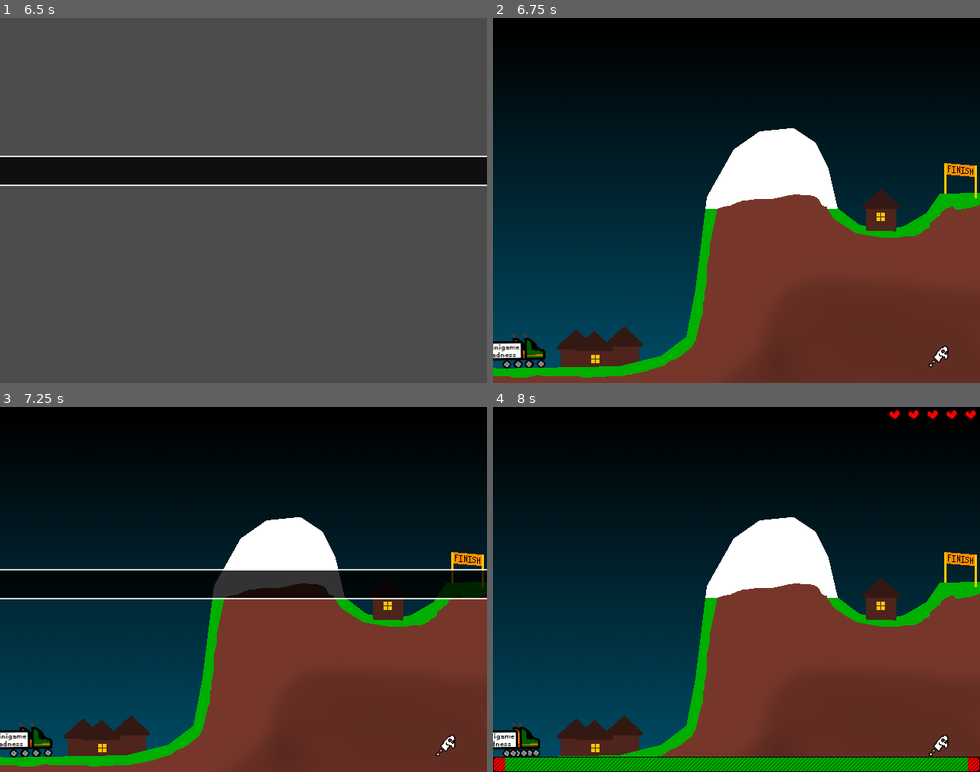
Above: before the commit, frames 1-4 (two rows, left to right).
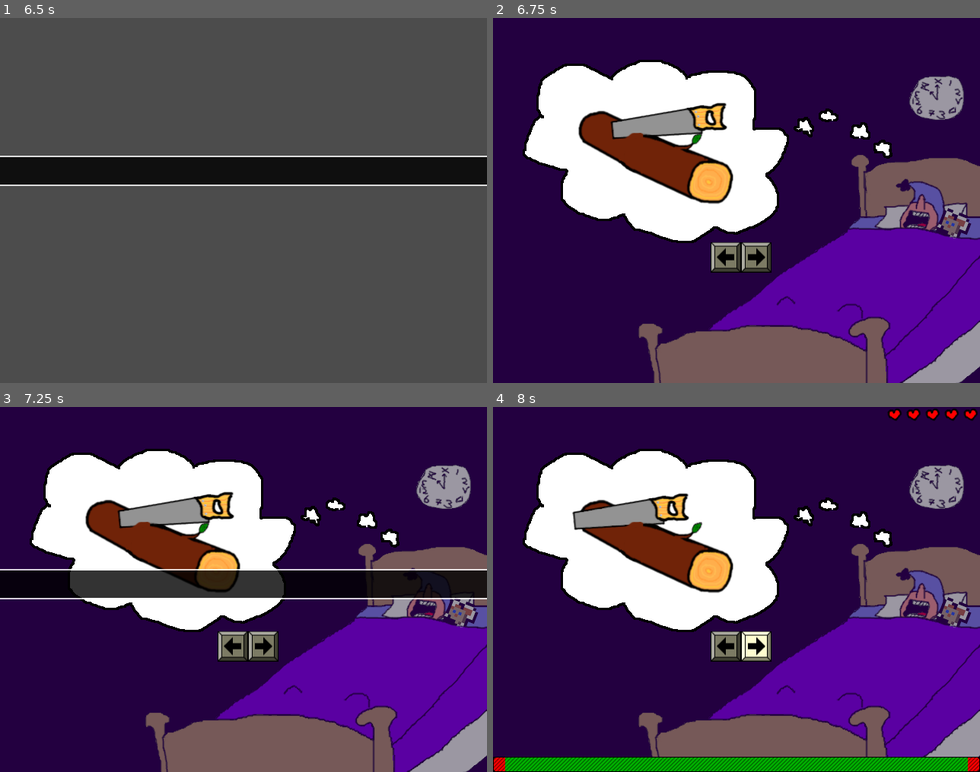
Above: after the commit, the same moments.

Repository: swashdev/minigame-madness
Game: Godot game, scene res://master/scenes/master.tscn
Two runs of this game, one before a commit and one after it. Both use one fixed random seed, a clock stepped at 60 frames per second and the inputs below.
Inputs (mouse positions are in pixels of both pictures, inside the frame that each line leads up to):
- Up to frame 1 (6.5 s): click "New Game" at 0.5 s; tap Enter at 1.25, 2.75, 5 s; move the mouse to (350, 182) at 1.27 s; hold Space (action) 1.28-2.03 s; hold Right (move_right) 1.28-2.78 s; tap Up (move_up) at 1.52, 2.27, 3.77, 4.52, 5.27 s; move the mouse to (146, 218) at 2.02 s; tap Space (action) at 2.1, 3.6, 4.25, 5.1 s; move the mouse to (292, 120) at 2.77 s; hold Left (move_left) 2.78-3.53 s; hold Space (action) 2.78-3.53 s; move the mouse to (219, 273) at 3.52 s; hold Right (move_right) 3.53-5.03 s; move the mouse to (389, 255) at 4.27 s; hold Space (action) 4.28-5.03 s; move the mouse to (97, 145) at 5.02 s; hold Left (move_left) 5.03-5.78 s; move the mouse to (267, 200) at 5.77 s; hold Right (move_right) from 5.78 s (still down); hold Space (action) from 5.78 s (still down)
- Up to frame 2 (6.75 s): move the mouse to (663, 109) at 6.52 s; release Right (move_right) at 6.53 s; release Space (action) at 6.53 s; hold Left (move_left) from 6.53 s (still down); tap Space (action) at 6.6 s
- Up to frame 3 (7.25 s): keep holding Left (move_left); tap Up (move_up) at 6.77 s
- Up to frame 4 (8 s): keep holding Left (move_left); move the mouse to (843, 571) at 7.27 s; hold Space (action) from 7.28 s (still down); tap Up (move_up) at 7.52 s

Frame 1 is identical in both runs. In frame 2, 98% of the frame differs, in the area x 0-100%, y 0-100%; in frame 3, 94%; in frame 4, 93%.

Commit message:
[MASTER] add the anchovy game to the queue.

Diff:
--- a/master/scripts/minigame_canvas.gd
+++ b/master/scripts/minigame_canvas.gd
@@ -19,6 +19,7 @@
 	preload( "res://mini/big_rigs/big_rig_minigame.tscn" ),
 	preload( "res://mini/wind/scenes/wind_minigame.tscn" ),
 	preload( "res://mini/shooter/scenes/shooter_frame.tscn" ),
+	preload( "res://mini/anchovy_quest/scenes/anchovy_game.tscn" ),
 	# Comma on last element intentional for efficient diff files.
 ]
 
